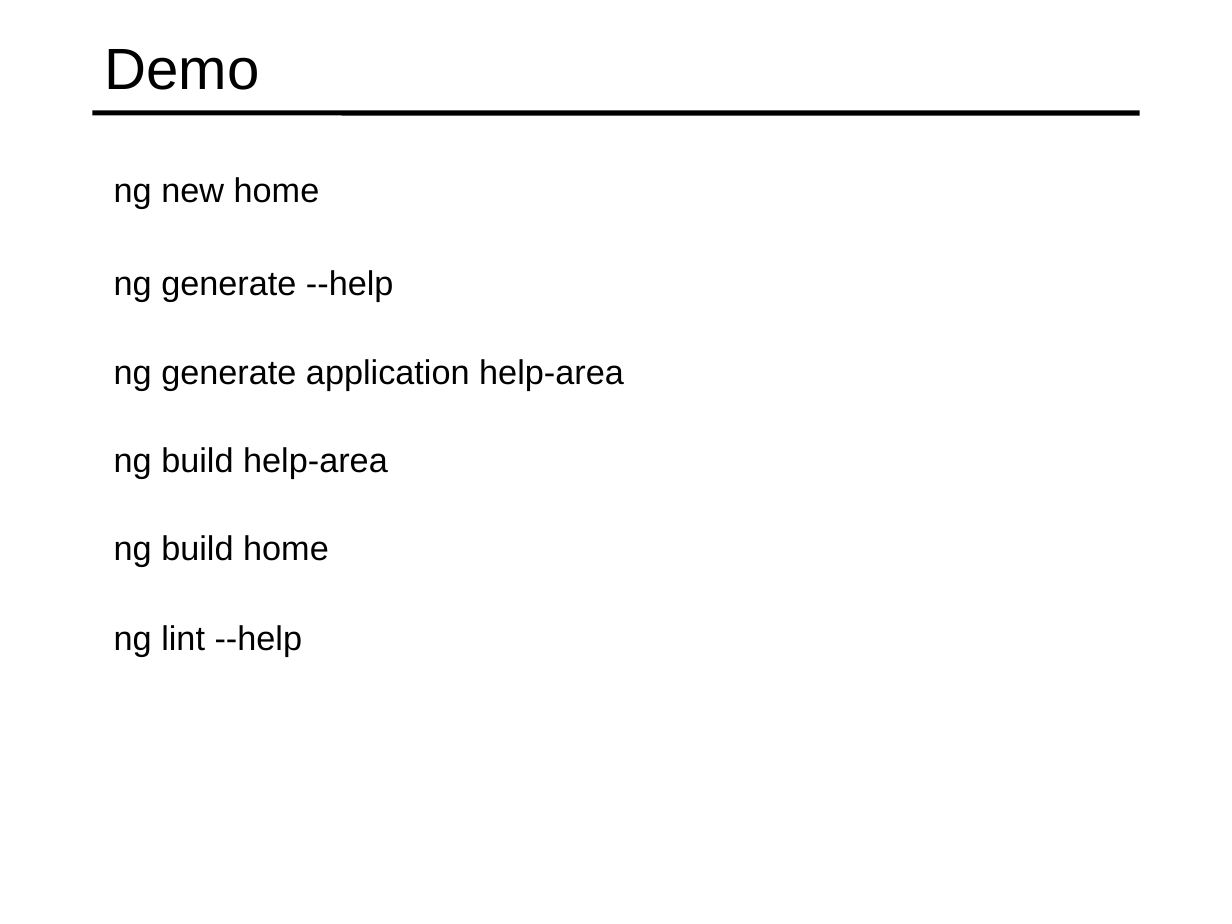
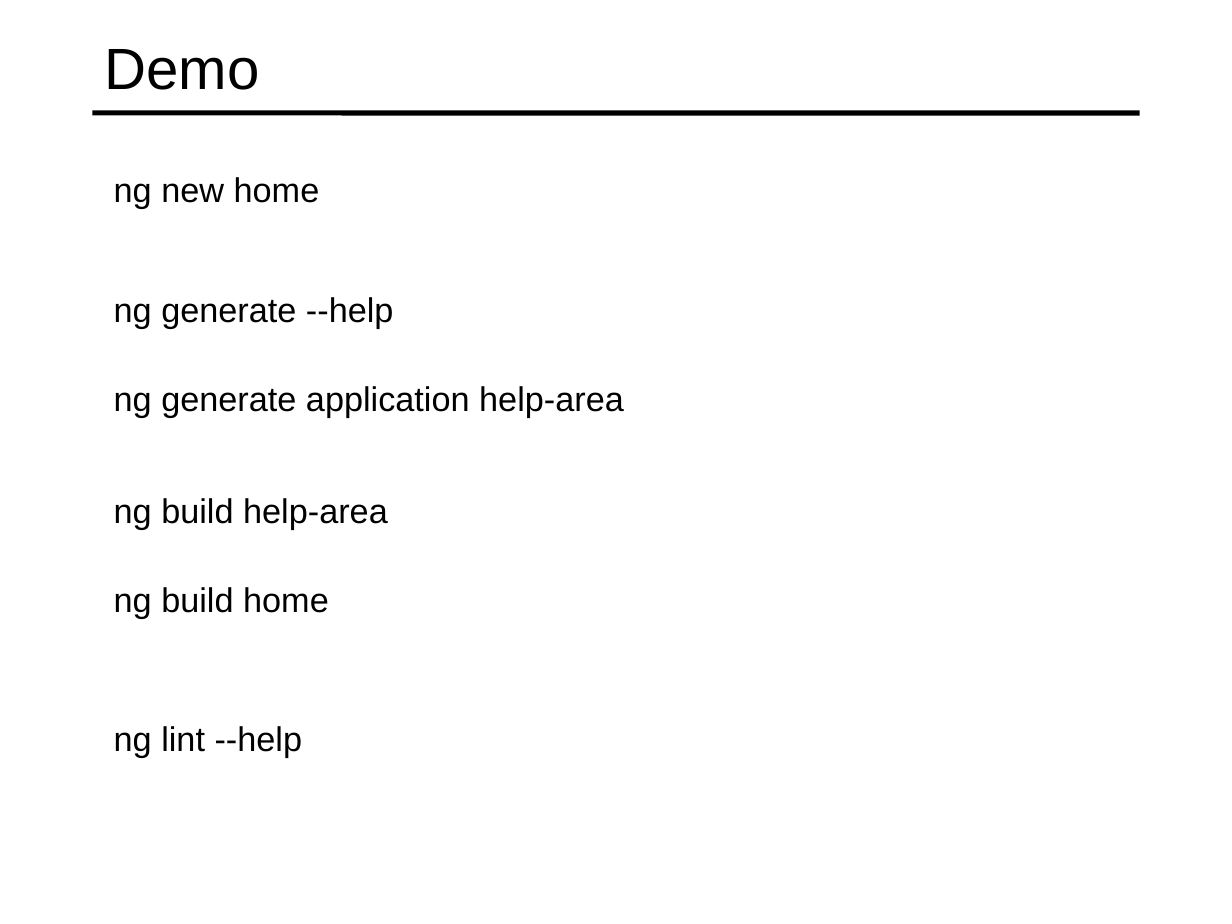
Before and after one commit to specter01wj/Jago_Link_Training, a slide deck: slide 10 of Angular/Angular7/Angular CLI/8.Tooling Features/L8_Tooling Features.ppt. Drawn at 1232x924 pixels with LibreOffice and Linux fonts; fonts in the diff are those of the drawing. Boxes give left, top, right and bottom in pixels: in the first picture for what was removed or moved away, otherwise in the second. Text is boxed around its words. In the diff, an @@ line names an element or a change of style, - is before the commit and + after.

Commit message:
09/05/2019 v1

```diff
--- a/Angular/Angular7/Angular CLI/8.Tooling Features/L8_Tooling Features.ppt
+++ b/Angular/Angular7/Angular CLI/8.Tooling Features/L8_Tooling Features.ppt
@@ text "ng generate --help": place and size @@
-text "ng generate --help" at (114, 270, 394, 302)
+text "ng generate --help" at (114, 297, 394, 328)
@@ text "ng generate application help-area": place and size @@
-text "ng generate application help-area" at (114, 359, 624, 390)
+text "ng generate application help-area" at (114, 386, 624, 418)
@@ text "ng build help-area": place and size @@
-text "ng build help-area" at (114, 447, 388, 479)
+text "ng build help-area" at (114, 498, 388, 530)
@@ text "ng build home": place and size @@
-text "ng build home" at (114, 535, 329, 567)
+text "ng build home" at (114, 587, 329, 618)
@@ text "ng lint --help": place and size @@
-text "ng lint --help" at (114, 625, 303, 657)
+text "ng lint --help" at (114, 726, 303, 758)
```
Also in this commit, not shown: 1 other slide changed, 1 slide added.
